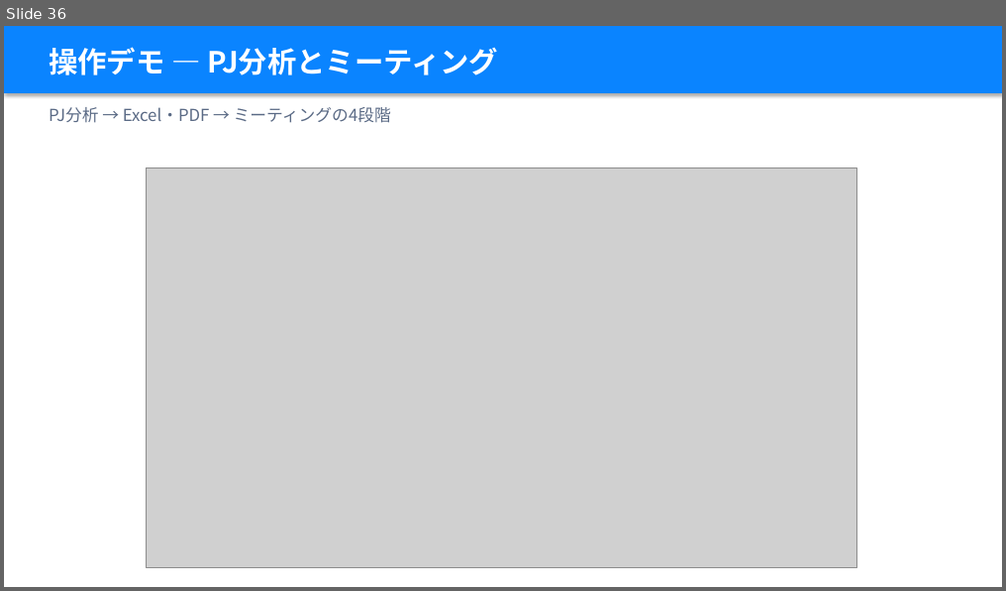
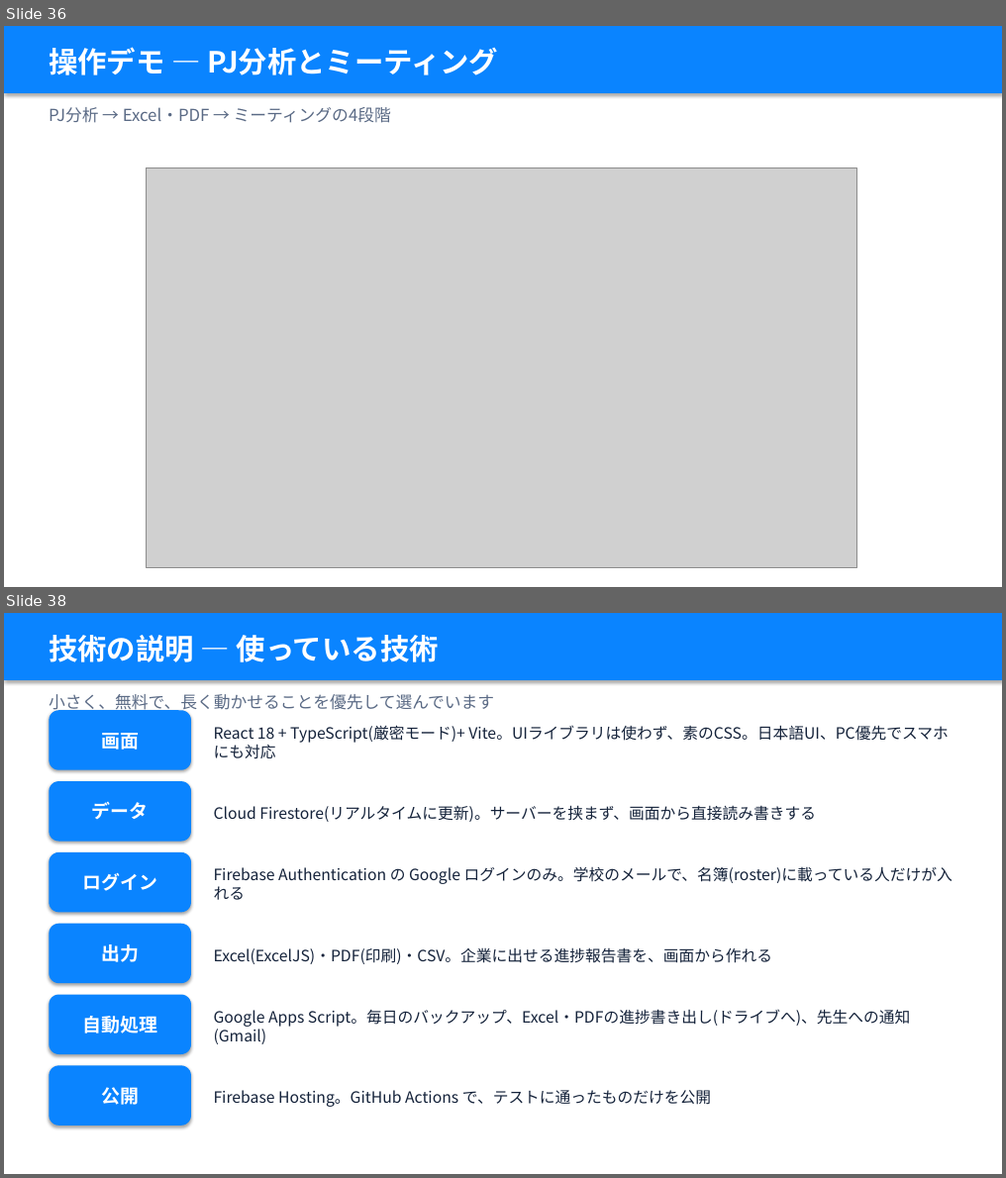
Before and after one commit to takky416-byte/sotsuken_pj_management, a slide deck: docs/manual/卒研PJ管理_説明資料_学生編.pptx. Shown one above the other, each under a label of ours: slide 36 before the commit, slides 36 and 38 after it; the slides between them are not shown. The pictures are 1006x591 and 1006x1178 pixels, drawn with LibreOffice and Linux fonts; fonts in the diff are those of the drawing; grey boxes stand for pictures. Boxes give left, top, right and bottom in pixels: in the first picture for what was removed or moved away, otherwise in the second. Text is boxed around its words. In the diff, an @@ line names an element or a change of style, - is before the commit and + after.

```diff
--- a/docs/manual/卒研PJ管理_説明資料_学生編.pptx
+++ b/docs/manual/卒研PJ管理_説明資料_学生編.pptx
@@ slide 38 added at [4,613,1002,1174], background #FFFFFF @@
@@ rectangle added at [4,613,1002,680], fill #0A84FF @@
@@ text added at [49,635,439,663], 28 pt, text #FFFFFF, bold @@
+技術の説明 — 使っている技術
@@ text added at [49,694,494,713], 16 pt, text #5A6A85 @@
+小さく、無料で、長く動かせることを優先して選んでいます
@@ rounded rectangle added at [49,710,191,770], fill #0A84FF @@
@@ text added at [214,725,947,743], 15 pt, text #14223A @@
+React 18 + TypeScript(厳密モード)+ Vite。UIライブラリは使わず、素のCSS。日本語UI、PC優先でスマホにも対応
@@ text added at [101,733,139,750], 18 pt, text #FFFFFF, bold @@
+画面
@@ rounded rectangle added at [49,781,191,842], fill #0A84FF @@
@@ text added at [92,802,149,819], 18 pt, text #FFFFFF, bold @@
+データ
@@ text added at [214,805,816,822], 15 pt, text #14223A @@
+Cloud Firestore(リアルタイムに更新)。サーバーを挟まず、画面から直接読み書きする
@@ rounded rectangle added at [49,853,191,912], fill #0A84FF @@
@@ text added at [82,873,157,891], 18 pt, text #FFFFFF, bold @@
+ログイン
@@ text added at [214,867,952,900], 15 pt, text #14223A @@
+Firebase Authentication の Google ログインのみ。学校のメールで、名簿(roster)に載っている人だけが入れる
@@ rounded rectangle added at [49,924,191,983], fill #0A84FF @@
@@ text added at [101,945,139,962], 18 pt, text #FFFFFF, bold @@
+出力
@@ text added at [214,948,773,964], 15 pt, text #14223A @@
+Excel(ExcelJS)・PDF(印刷)・CSV。企業に出せる進捗報告書を、画面から作れる
@@ rounded rectangle added at [49,995,191,1055], fill #0A84FF @@
@@ text added at [82,1016,157,1034], 18 pt, text #FFFFFF, bold @@
+自動処理
@@ text added at [214,1009,910,1045], 15 pt, text #14223A @@
+Google Apps Script。毎日のバックアップ、Excel・PDFの進捗書き出し(ドライブへ)、先生への通知(Gmail)
@@ rounded rectangle added at [49,1065,191,1126], fill #0A84FF @@
@@ text added at [101,1087,139,1105], 18 pt, text #FFFFFF, bold @@
+公開
@@ text added at [214,1090,711,1107], 15 pt, text #14223A @@
+Firebase Hosting。GitHub Actions で、テストに通ったものだけを公開
```
Also in this commit, not shown: 3 other slides added, 1 other file.
